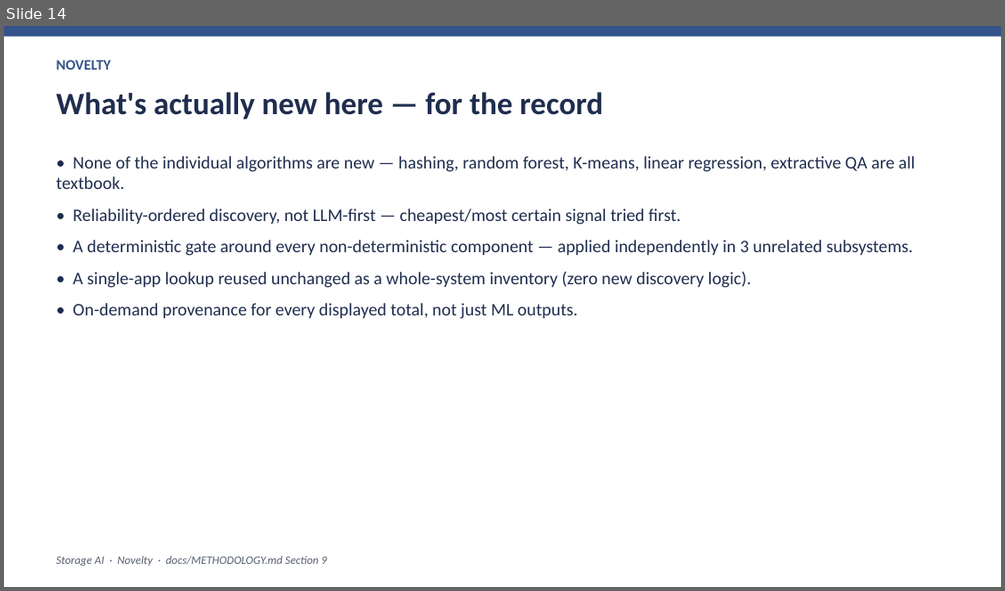
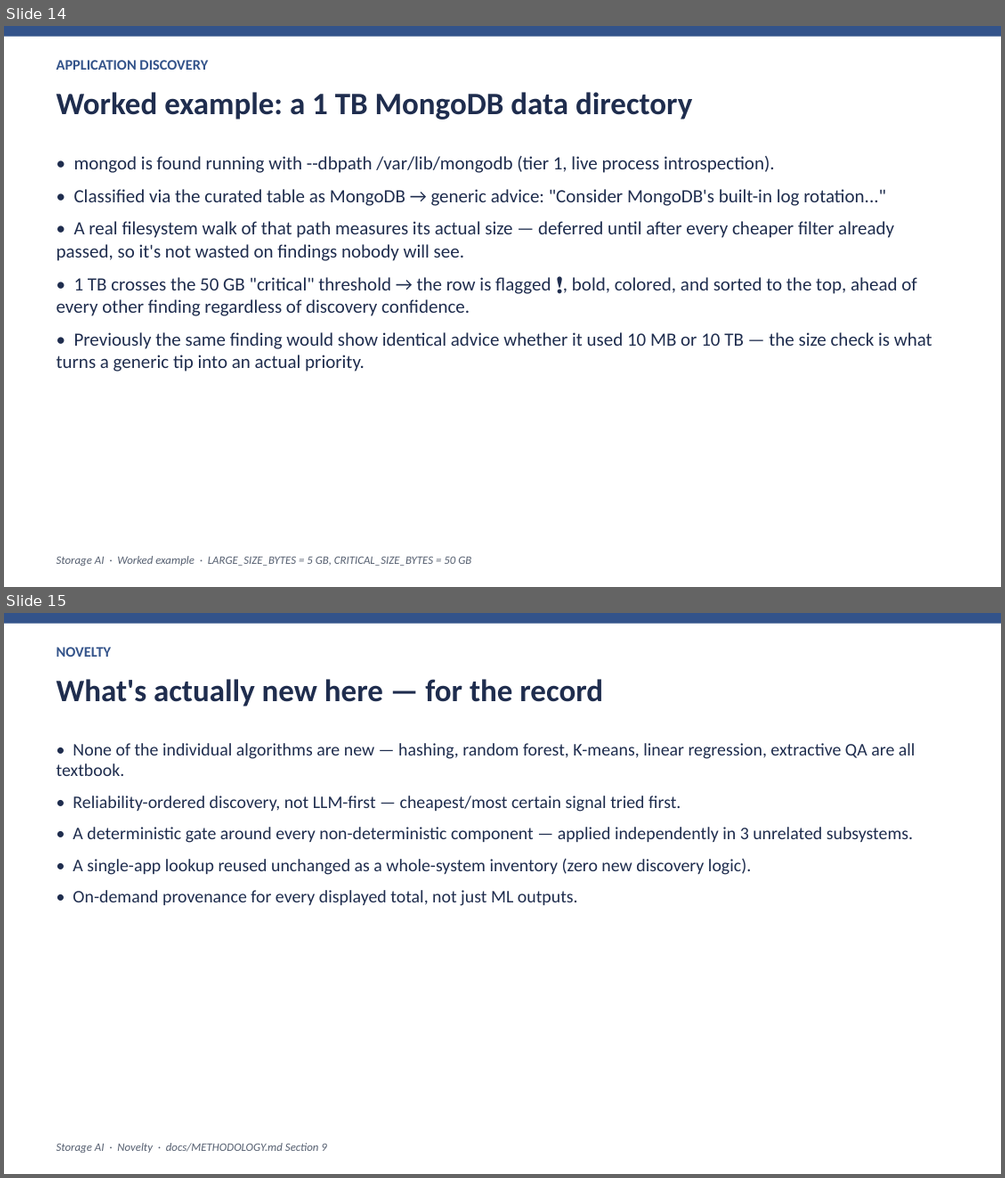
Before and after one commit to paresh-developer/OS_Storage_AI, a slide deck: docs/presentation.pptx. Shown one above the other, each under a label of ours: slide 14 before the commit, slides 14 and 15 after it. The pictures are 1005x591 and 1005x1178 pixels, drawn with LibreOffice and Linux fonts; fonts in the diff are those of the drawing. Boxes give left, top, right and bottom in pixels: in the first picture for what was removed or moved away, otherwise in the second. Text is boxed around its words. In the diff, an @@ line names an element or a change of style, - is before the commit and + after.

Commit message:
1 TB Example added in ppt and readme

```diff
--- a/docs/presentation.pptx
+++ b/docs/presentation.pptx
@@ slide 14 added at <box>4,26,1001,587</box>, background #FFFFFF @@
@@ rectangle added at <box>4,26,1001,37</box>, fill #33538A @@
@@ text added at <box>57,60,208,70</box>, 14 pt, text #33538A, bold @@
+APPLICATION DISCOVERY
@@ text added at <box>57,92,692,119</box>, 30 pt, text #1F2D4E, bold @@
+Worked example: a 1 TB MongoDB data directory
@@ text added at <box>57,156,932,371</box>, 18 pt, text #1F2D4E @@
+• mongod is found running with --dbpath /var/lib/mongodb (tier 1, live process introspection).
+• Classified via the curated table as MongoDB → generic advice: "Consider MongoDB's built-in log rotation..."
+• A real filesystem walk of that path measures its actual size — deferred until after every cheaper filter already passed, so it's not wasted on findings nobody will see.
+• 1 TB crosses the 50 GB "critical" threshold → the row is flagged ❗, bold, colored, and sorted to the top, ahead of every other finding regardless of discovery confidence.
+• Previously the same finding would show identical advice whether it used 10 MB or 10 TB — the size check is what turns a generic tip into an actual priority.
@@ text added at <box>57,556,471,565</box>, 11 pt, text #555F70, italic @@
+Storage AI · Worked example · LARGE_SIZE_BYTES = 5 GB, CRITICAL_SIZE_BYTES = 50 GB
@@ what was slide 14 is now slide 15 @@
```
Also in this commit, not shown: 1 slide changed, 5 other files.
